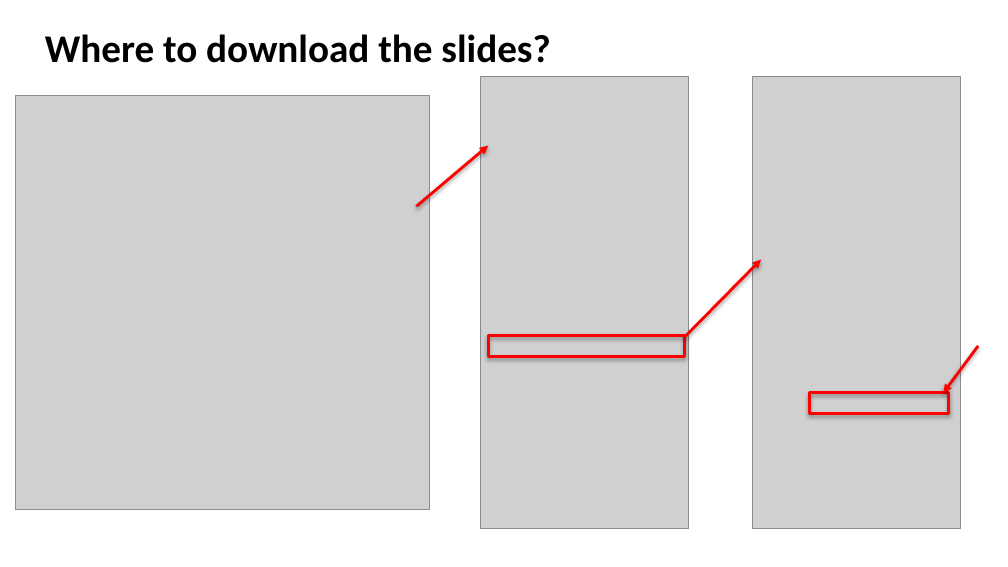
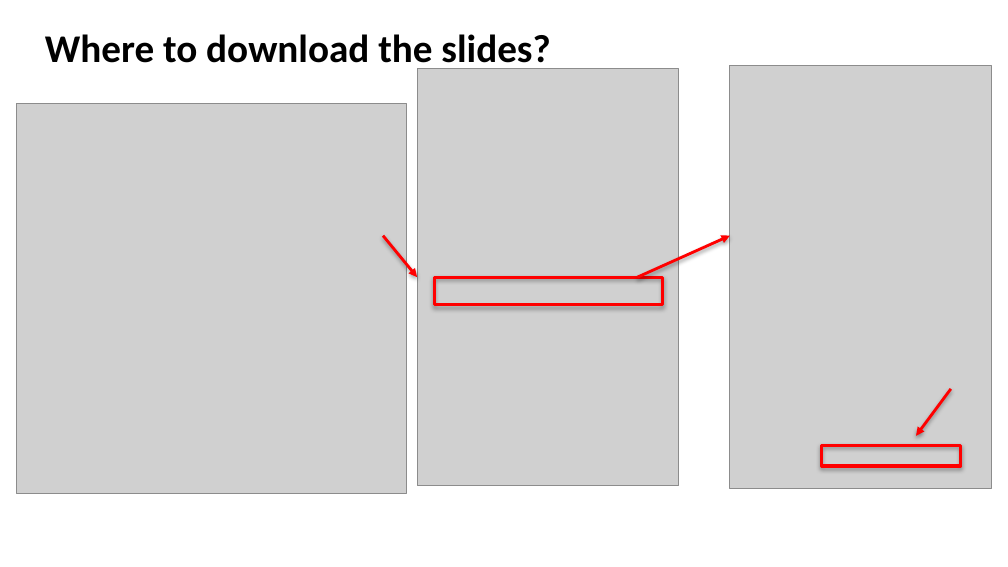
Before and after one commit to Theaaaya/CV1711, a slide deck: slide 7 of HXY_CV1711_W1-3.pptx. Drawn at 1008x567 pixels with LibreOffice and Linux fonts; fonts in the diff are those of the drawing; grey boxes stand for pictures; background and template pictures are left out. Boxes give left, top, right and bottom in pixels: in the first picture for what was removed or moved away, otherwise in the second. Text is boxed around its words. In the diff, an @@ line names an element or a change of style, - is before the commit and + after.

```diff
--- a/HXY_CV1711_W1-3.pptx
+++ b/HXY_CV1711_W1-3.pptx
@@ picture: place and size @@
-picture at <box>481,77,689,529</box>
+picture at <box>417,69,678,486</box>
@@ picture: place and size @@
-picture at <box>753,77,962,529</box>
+picture at <box>730,66,991,488</box>
@@ picture: place and size @@
-picture at <box>15,96,429,510</box>
+picture at <box>16,104,406,494</box>
@@ arrow moved from (416, 207) - (488, 146) to (383, 236) - (417, 277) @@
@@ arrow moved from (684, 337) - (761, 260) to (637, 277) - (730, 236) @@
@@ rectangle: place and size @@
-rectangle at <box>488,336,684,356</box>
+rectangle at <box>434,277,663,304</box>
@@ arrow moved from (978, 346) - (943, 393) to (951, 389) - (916, 435) @@
@@ rectangle: place and size @@
-rectangle at <box>809,392,949,412</box>
+rectangle at <box>822,446,961,466</box>
```
